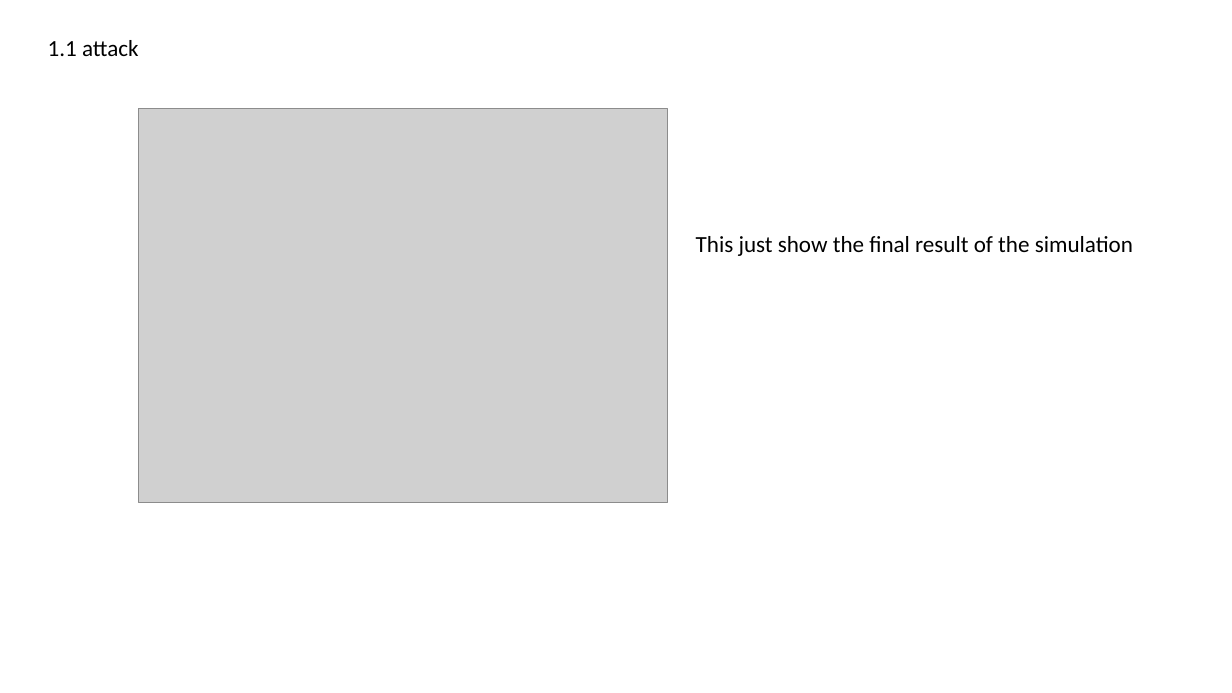
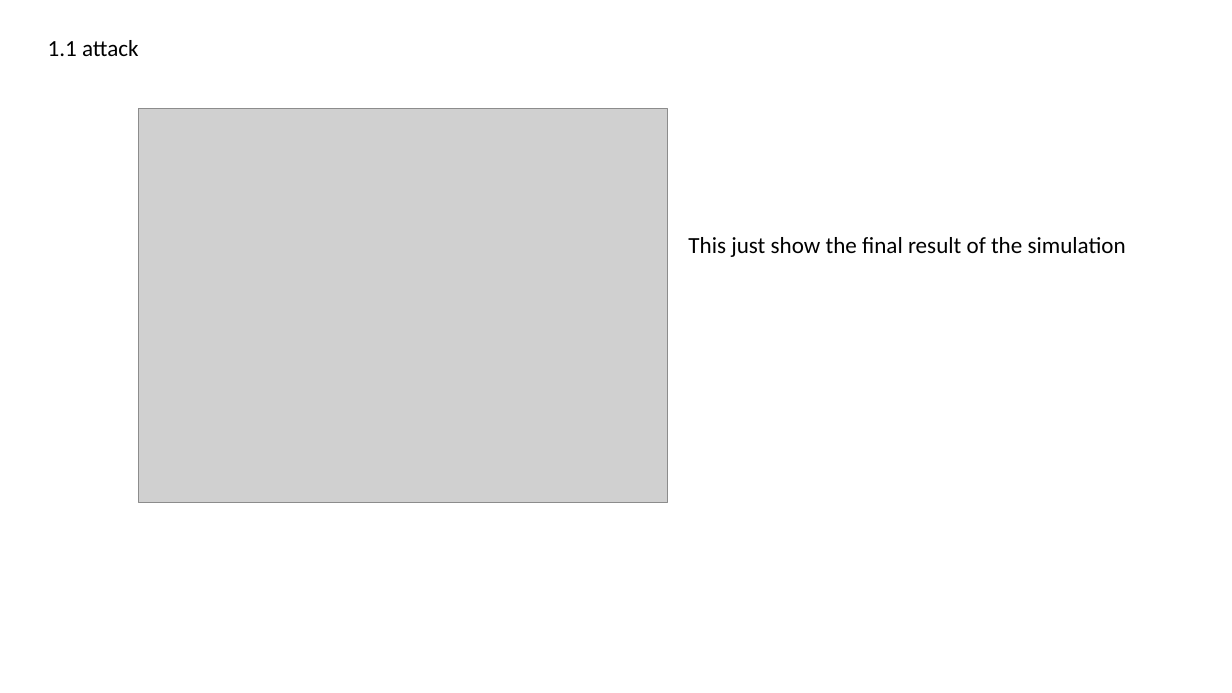
Before and after one commit to caojunyongnb/Network_Final, a slide deck: slide 2 of progress/1.pptx. Drawn at 1232x693 pixels with LibreOffice and Linux fonts; fonts in the diff are those of the drawing; grey boxes stand for pictures. Boxes give left, top, right and bottom in pixels: in the first picture for what was removed or moved away, otherwise in the second. Text is boxed around its words. In the diff, an @@ line names an element or a change of style, - is before the commit and + after.

```diff
--- a/progress/1.pptx
+++ b/progress/1.pptx
@@ text "This just show the final ..." moved from (x1=696, y1=236, x2=1133, y2=256) to (x1=688, y1=237, x2=1126, y2=257) @@
```
Also in this commit, not shown: 2 other slides changed, 1 other file.
